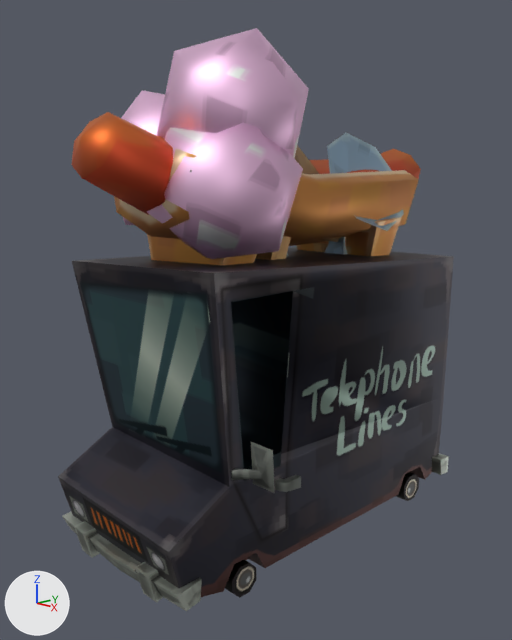
One commit to the Blender file Assets/Models/Scenery/Cartoon vans/Van(Windowed).blend: the scene before it, then after it.
Rendered twice from a camera (50 mm lens) standing at (5.42, -5.36, 4.12) and looking at (-0.11, 0.01, 2.36). The lights are fixed; the arrows at lower left show +X, +Y and +Z.

The first picture shows 'hotdog', 'icecream', 'locator', 'van', 'wheel_1'.
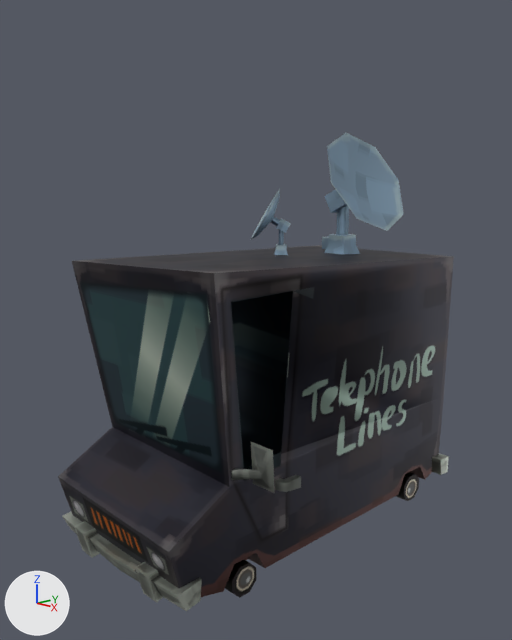
Location of each change, [x1, y1, x2, y2] in pixels of the pictures (512 x 640 px):
'icecream', deleted (pink): before [121, 28, 352, 260]
'hotdog', deleted (brown): before [71, 112, 421, 265]
'locator', unchanged, uncovered by the edit: before [287, 133, 404, 255]; after [250, 133, 404, 255]

Edits to the bpy script that builds the scene:
```text
Remove ob_hotdog:
    ob_hotdog = bpy.data.objects.new('hotdog', me_cube_000)
    ob_hotdog.parent = ob_elements
    ob_hotdog.location = (0.0, 0.0, 0.0)
Remove ob_icecream:
    ob_icecream = bpy.data.objects.new('icecream', me_cube_004)
    ob_icecream.parent = ob_elements
    ob_icecream.location = (0.0, 0.0, 0.0)
```
